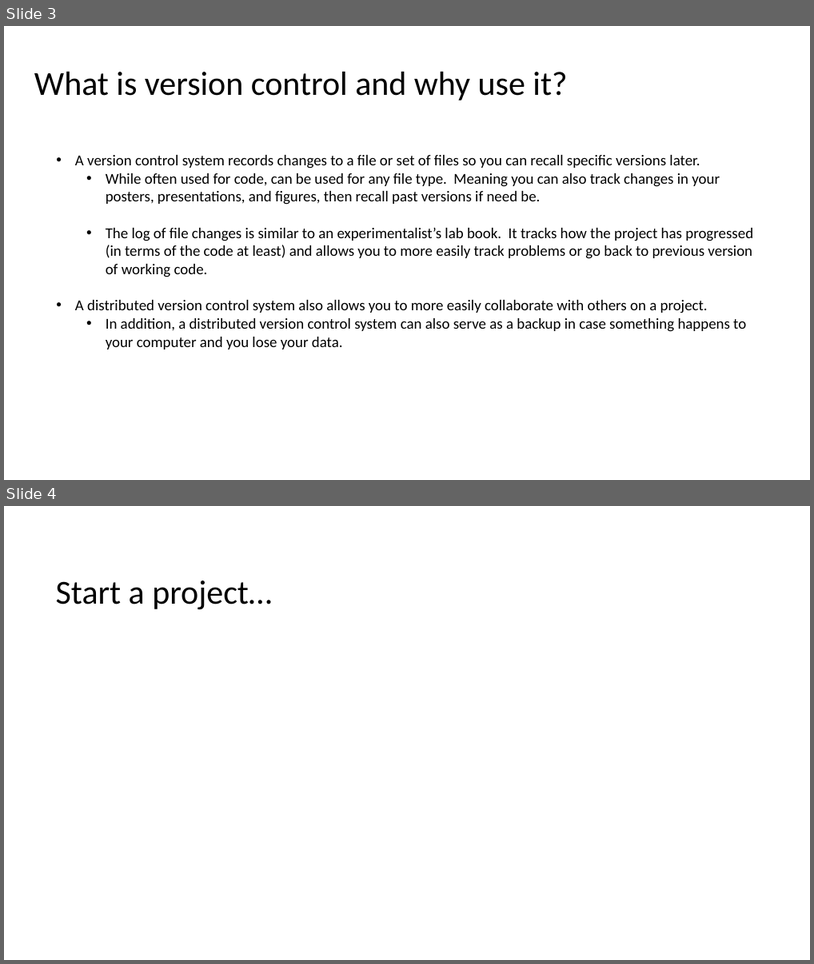
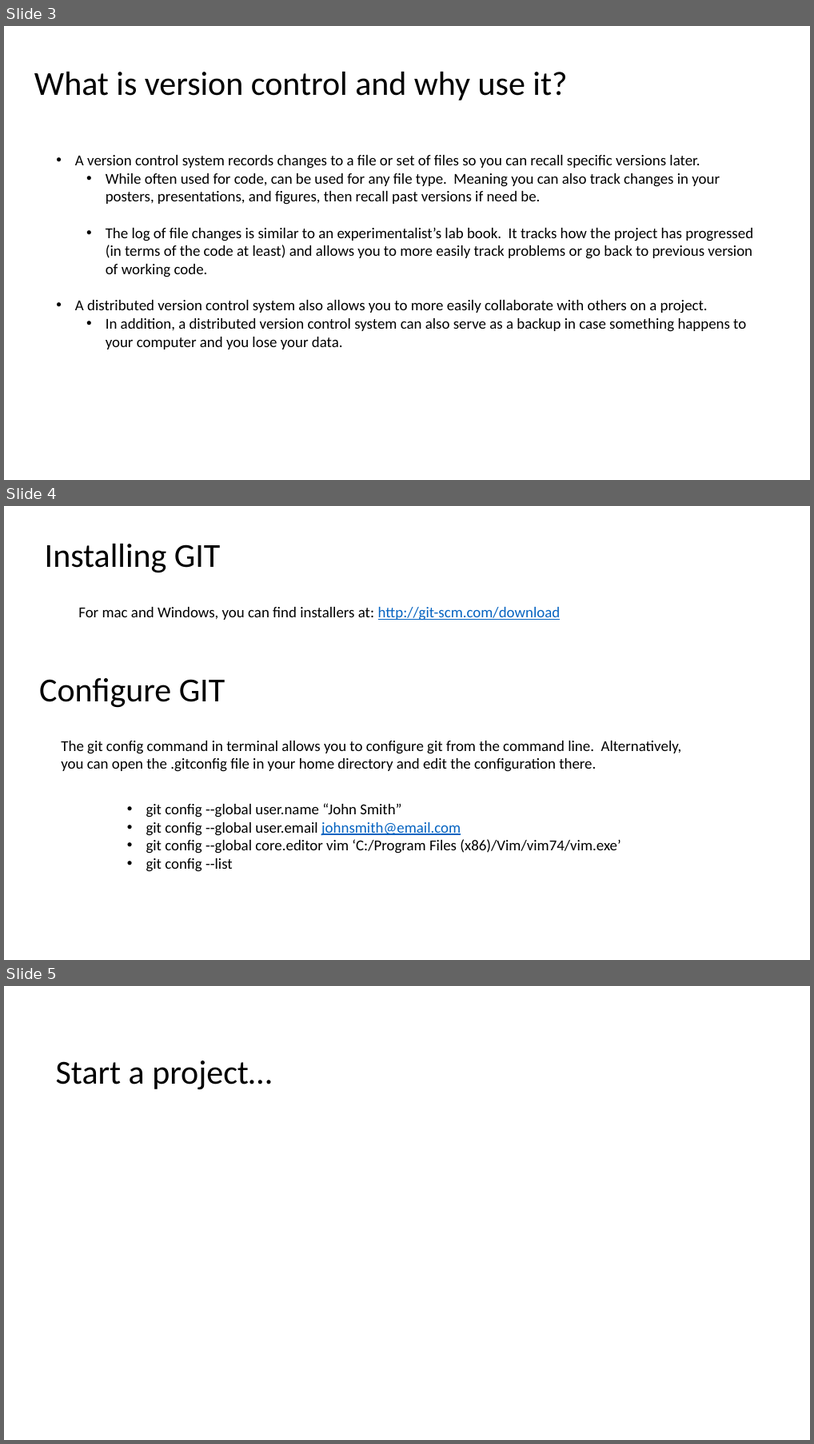
Before and after one commit to jwrauch/git-group-meeting-presentation, a slide deck: learn-to-git.pptx. Shown one above the other, each under a label of ours: slides 3 and 4 before the commit, slides 3, 4 and 5 after it. The pictures are 814x964 and 814x1444 pixels, drawn with LibreOffice and Linux fonts; fonts in the diff are those of the drawing. Boxes give left, top, right and bottom in pixels: in the first picture for what was removed or moved away, otherwise in the second. Text is boxed around its words. In the diff, an @@ line names an element or a change of style, - is before the commit and + after.

Commit message:
Added install and configure slide.

```diff
--- a/learn-to-git.pptx
+++ b/learn-to-git.pptx
@@ slide 4 added at [4,506,810,960], background #FFFFFF @@
@@ text added at [45,544,220,573], 40 pt, text #000000 @@
+Installing GIT
@@ text added at [78,607,561,620], 18 pt, text #000000 @@
+For mac and Windows, you can find installers at: http://git-scm.com/download
@@ text added at [39,678,225,708], 40 pt, text #000000 @@
+Configure GIT
@@ text added at [61,740,682,772], 18 pt, text #000000 @@
+The git config command in terminal allows you to configure git from the command line. Alternatively,
+you can open the .gitconfig file in your home directory and edit the configuration there.
@@ text added at [146,803,621,872], 18 pt, text #000000 @@
+• git config --global user.name “John Smith”
+• git config --global user.email johnsmith@email.com
+• git config --global core.editor vim ‘C:/Program Files (x86)/Vim/vim74/vim.exe’
+• git config --list
@@ what was slide 4 is now slide 5 @@
```
